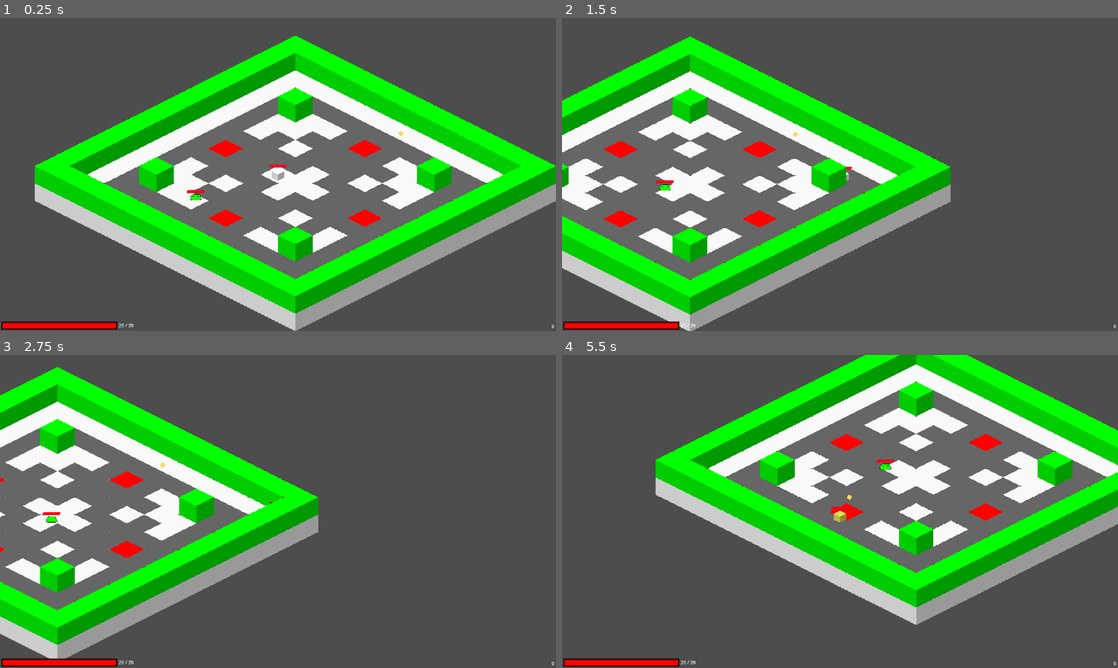
Above: before the commit, frames 1-4 (two rows, left to right).
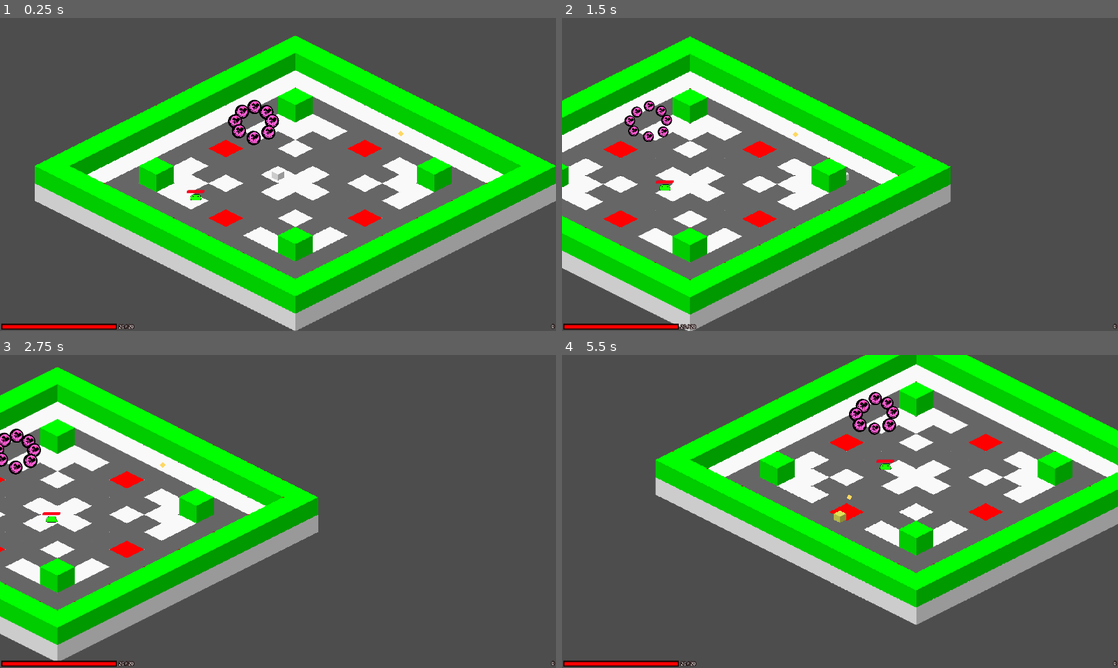
Above: after the commit, the same moments.

Repository: RexRoTheRacingCar/Game_Dev_Level_3
Game: Godot game, scene res://scenes/main/game.tscn
Two runs of this game, one before a commit and one after it. Both use one fixed random seed, a clock stepped at 60 frames per second and the inputs below.
Inputs (mouse positions are in pixels of both pictures, inside the frame that each line leads up to):
- Up to frame 1 (0.25 s): no input
- Up to frame 2 (1.5 s): move the mouse to (962, 158) at 0.52 s; hold D (right) 0.53-1.28 s; tap Space (dash) at 0.6 s; move the mouse to (728, 190) at 1.27 s; hold S (down) from 1.28 s (still down); click (728, 190) at 1.35 s
- Up to frame 3 (2.75 s): move the mouse to (333, 442) at 2.02 s; release S (down) at 2.03 s; hold D (right) from 2.03 s (still down); tap Space (dash) at 2.1 s
- Up to frame 4 (5.5 s): move the mouse to (812, 574) at 2.77 s; release D (right) at 2.78 s; hold W (up) 2.78-3.53 s; click (812, 574) at 2.85 s; move the mouse to (1006, 558) at 3.52 s; hold A (left) 3.53-5.03 s; tap Space (dash) at 3.6, 5.1 s; move the mouse to (673, 464) at 4.27 s; click (673, 464) at 4.35 s; move the mouse to (867, 511) at 5.02 s; hold S (down) from 5.03 s (still down)

The runs differ from the first frame. In frame 1, 1.1% of the frame differs, in the area x 0-100%, y 26-100%; in frame 2, 0.8%; in frame 3, 0.9%; in frame 4, 1.0%.

Commit message:
HP bar
Removed old health bar

Diff:
--- a/game_level_3/scenes/main/game.tscn
+++ b/game_level_3/scenes/main/game.tscn
@@ -1,11 +1,13 @@
-[gd_scene load_steps=7 format=4 uid="uid://bhusb8ekekxkj"]
+[gd_scene load_steps=9 format=4 uid="uid://bhusb8ekekxkj"]
 
+[ext_resource type="PackedScene" uid="uid://dnol7wny77myh" path="res://scenes/entity/stat_upgrade.tscn" id="1_foqc4"]
 [ext_resource type="PackedScene" uid="uid://bom22ublhv6f4" path="res://scenes/main/player_ui.tscn" id="1_keorb"]
 [ext_resource type="PackedScene" uid="uid://biv2erpftkxlb" path="res://scenes/main/player.tscn" id="1_vr3do"]
 [ext_resource type="TileSet" uid="uid://fxfnm3yb88aw" path="res://misc/resources/tilesets/test_tileset.tres" id="2_brnf4"]
 [ext_resource type="PackedScene" uid="uid://dk6tq8iiesp0e" path="res://scenes/components/hurtbox_component.tscn" id="3_tmc20"]
 [ext_resource type="PackedScene" uid="uid://01j0ju22xu5y" path="res://scenes/entity/enemy/test_enemy.tscn" id="4_qyhbx"]
 [ext_resource type="PackedScene" uid="uid://bk0kqjh6f40ti" path="res://scenes/entity/coin.tscn" id="5_scl2m"]
+[ext_resource type="Resource" uid="uid://dlj1lxbxweiie" path="res://misc/resources/upgrades/health_player_upgrade.tres" id="8_72s5o"]
 
 [node name="Game" type="Node2D"]
 y_sort_enabled = true
@@ -65,3 +67,43 @@
 [node name="PlayerUI" parent="." instance=ExtResource("1_keorb")]
 layer = 12
 follow_viewport_enabled = false
+
+[node name="StatUpgrade" parent="." instance=ExtResource("1_foqc4")]
+position = Vector2(-81, -232)
+upgrade = ExtResource("8_72s5o")
+needs_update = false
+
+[node name="StatUpgrade2" parent="." instance=ExtResource("1_foqc4")]
+position = Vector2(-124, -215)
+upgrade = ExtResource("8_72s5o")
+needs_update = false
+
+[node name="StatUpgrade3" parent="." instance=ExtResource("1_foqc4")]
+position = Vector2(-40, -214)
+upgrade = ExtResource("8_72s5o")
+needs_update = false
+
+[node name="StatUpgrade4" parent="." instance=ExtResource("1_foqc4")]
+position = Vector2(-21, -183)
+upgrade = ExtResource("8_72s5o")
+needs_update = false
+
+[node name="StatUpgrade5" parent="." instance=ExtResource("1_foqc4")]
+position = Vector2(-33, -144)
+upgrade = ExtResource("8_72s5o")
+needs_update = false
+
+[node name="StatUpgrade6" parent="." instance=ExtResource("1_foqc4")]
+position = Vector2(-135, -148)
+upgrade = ExtResource("8_72s5o")
+needs_update = false
+
+[node name="StatUpgrade7" parent="." instance=ExtResource("1_foqc4")]
+position = Vector2(-148, -182)
+upgrade = ExtResource("8_72s5o")
+needs_update = false
+
+[node name="StatUpgrade8" parent="." instance=ExtResource("1_foqc4")]
+position = Vector2(-84, -125)
+upgrade = ExtResource("8_72s5o")
+needs_update = false
--- a/game_level_3/scenes/main/player.tscn
+++ b/game_level_3/scenes/main/player.tscn
@@ -9,11 +9,6 @@
 [sub_resource type="AtlasTexture" id="AtlasTexture_rokkj"]
 atlas = ExtResource("2_arape")
 region = Rect2(0, 0, 120, 120)
-
-[sub_resource type="StyleBoxFlat" id="StyleBoxFlat_jtjm4"]
-bg_color = Color(1, 0, 0.105882, 1)
-corner_radius_top_left = 8
-corner_radius_bottom_right = 8
 
 [sub_resource type="CircleShape2D" id="CircleShape2D_ukb0n"]
 radius = 16.0
@@ -52,23 +47,8 @@
 polygon = PackedVector2Array(-18, 10.5, 0, 1.5, 18, 10.5, 0, 19.5)
 
 [node name="HealthComponent" parent="." node_paths=PackedStringArray("health_bar") instance=ExtResource("3_hpa7o")]
-health_bar = NodePath("ProgressBar")
+health_bar = NodePath("")
 max_health = 20
-
-[node name="ProgressBar" type="ProgressBar" parent="HealthComponent"]
-anchors_preset = 7
-anchor_left = 0.5
-anchor_top = 1.0
-anchor_right = 0.5
-anchor_bottom = 1.0
-offset_left = -21.0
-offset_top = -34.0
-offset_right = 21.0
-offset_bottom = -24.0
-grow_horizontal = 2
-grow_vertical = 0
-theme_override_styles/fill = SubResource("StyleBoxFlat_jtjm4")
-show_percentage = false
 
 [node name="HitboxComponent" parent="." instance=ExtResource("4_yqhgr")]
 collision_layer = 0
--- a/game_level_3/scenes/main/player_ui.tscn
+++ b/game_level_3/scenes/main/player_ui.tscn
@@ -30,9 +30,11 @@
 [node name="PlayerHP" type="Label" parent="Control"]
 layout_mode = 0
 offset_left = 410.0
-offset_top = 1049.0
-offset_right = 549.0
-offset_bottom = 1072.0
+offset_top = 1053.0
+offset_right = 485.0
+offset_bottom = 1076.0
+theme_override_colors/font_outline_color = Color(0.0784314, 0, 0, 1)
+theme_override_constants/outline_size = 10
 text = "Player HP"
 
 [node name="PlayerHealthBar" type="ProgressBar" parent="Control"]
@@ -41,8 +43,8 @@
 anchor_top = 1.0
 anchor_bottom = 1.0
 offset_left = 5.0
-offset_top = -32.0
-offset_right = 405.0
+offset_top = -25.0
+offset_right = 404.0
 offset_bottom = -5.0
 grow_vertical = 0
 theme_override_styles/background = SubResource("StyleBoxFlat_74qv3")
@@ -64,5 +66,7 @@
 offset_bottom = -5.0
 grow_horizontal = 0
 grow_vertical = 0
+theme_override_colors/font_outline_color = Color(0.0784314, 0, 0, 1)
+theme_override_constants/outline_size = 10
 text = "Coins"
 horizontal_alignment = 2
--- a/game_level_3/scripts/components/health_component.gd
+++ b/game_level_3/scripts/components/health_component.gd
@@ -29,10 +29,9 @@
 func _set_health(new_value : int) -> void:
 	health = new_value
 
-	#If health is above mex_health
+	#If health is above max_health
 	if health > max_health:
 		health = max_health
-		health_bar.max_value = health
 
 	#If there is a health bar
 	if health_bar:
Not shown: 1 places in game_level_3/scenes/main/player.tscn that only renumber resources
